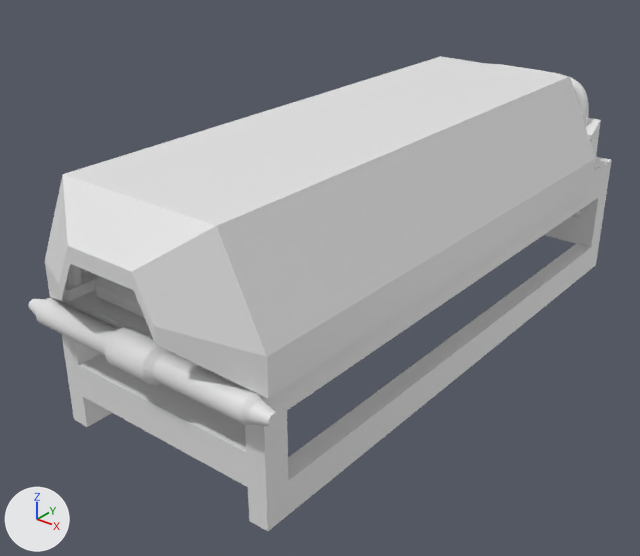
Renders of the FBX model Assets/Models/Props/Criogenia/maca.fbx from each side of a commit.
One viewpoint serves both versions: a 50 mm camera at (6.91, 1.67, 2.01) aimed at (4.79, 4.32, 0.37). Arrows for +X, +Y and +Z are at lower left; the lights stay in place. Where no turn or scale is listed for an object, it has been applied to the vertices.

The older version as bpy lines, for what is in view:
```python
me_cube_016 = bpy.data.meshes.new('Cube.016')
me_cube_016.from_pydata(...)  # 1635 vertices, 1613 faces; spans x -0.5..0.5, y -1.35..1.26, z -0.79..0.19
# faces by material slot: [112, 1421, 80]
me_cube_016.materials.append(mat_maca_01)  # white #e7e7e7
me_cube_016.materials.append(mat_maca_02)  # white #e7e7e7
me_cube_016.materials.append(mat_maca_03)  # white #e7e7e7
me_cube_018 = bpy.data.meshes.new('Cube.018')
me_cube_018.from_pydata(...)  # 352 vertices, 320 faces; spans x -0.21..0.95, y -0.16..2.32, z -0.02..0.59
# faces by material slot: [226, 94]
me_cube_018.materials.append(mat_maca_01)  # white #e7e7e7
me_cube_018.materials.append(mat_maca_02)  # white #e7e7e7
ob_maca_01 = bpy.data.objects.new('maca 01', me_cube_016)
ob_maca_01.location = (4.881, 4.659, 0.808)
ob_maca_02 = bpy.data.objects.new('maca 02', me_cube_018)
ob_maca_02.location = (4.504, 3.309, 0.467)
```
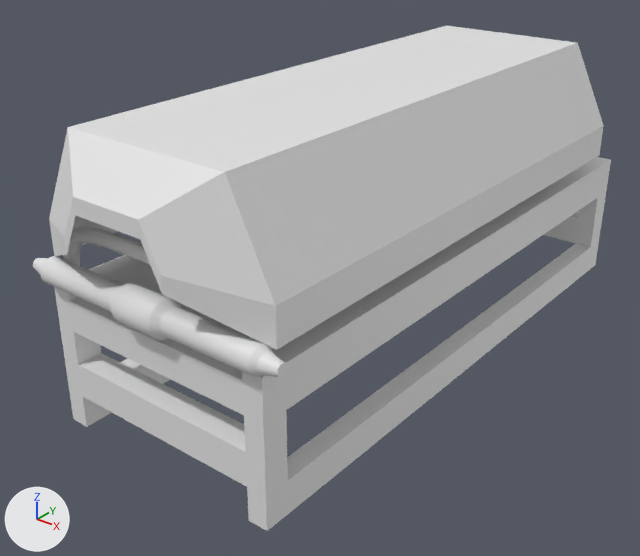
The newer file is also turned or shifted as a whole; pictures and numbers use the older file's frame.

Changed parts and their boxes [x1, y1, x2, y2] in the pictures (640 x 556 px):
'maca 02', mesh moved: before [29, 56, 596, 427]; after [33, 26, 604, 377]

The change, as a diff of the scene's bpy script:
```diff
--- a/Assets/Models/Props/Criogenia/maca.fbx.py
+++ b/Assets/Models/Props/Criogenia/maca.fbx.py
@@ me_cube_018 @@
 me_cube_018.from_pydata(...)  # 352 vertices, 320 faces; spans x -0.21..0.95, y -0.16..2.32, z -0.02..0.59
 # used by ob_maca_02; location = (4.504, 3.309, 0.467)
+# me_cube_018 part 1: the whole mesh is moved by (0.0, 0.04, 0.15)
 me_cube_018.materials.append(mat_maca_01)
```
